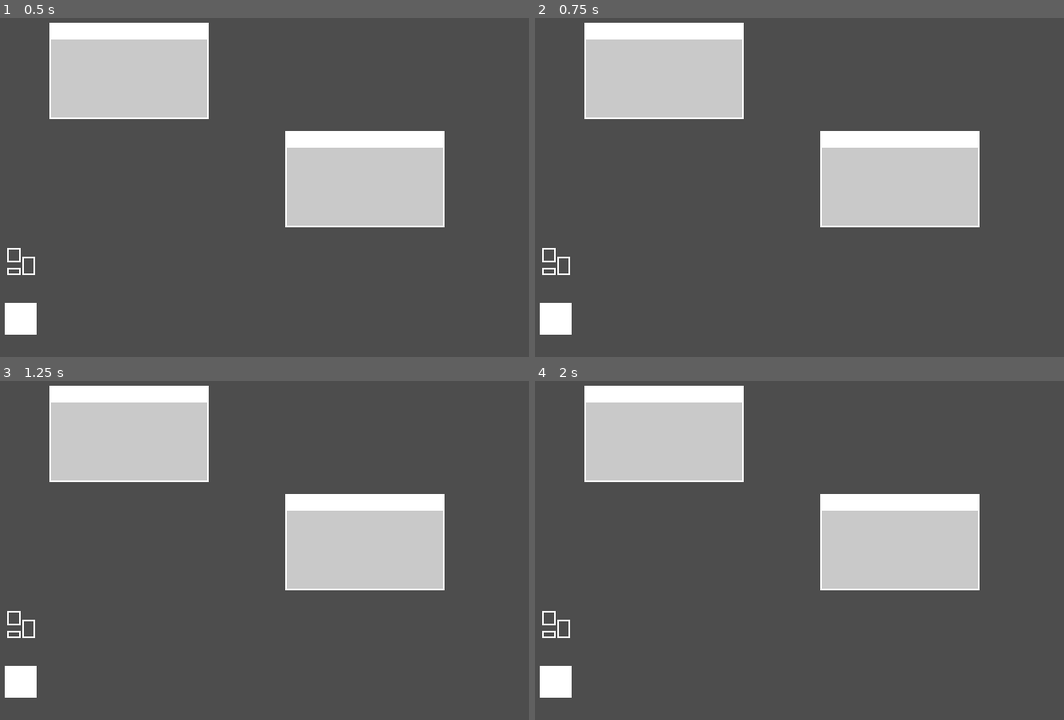
Above: before the commit, frames 1-4 (two rows, left to right).
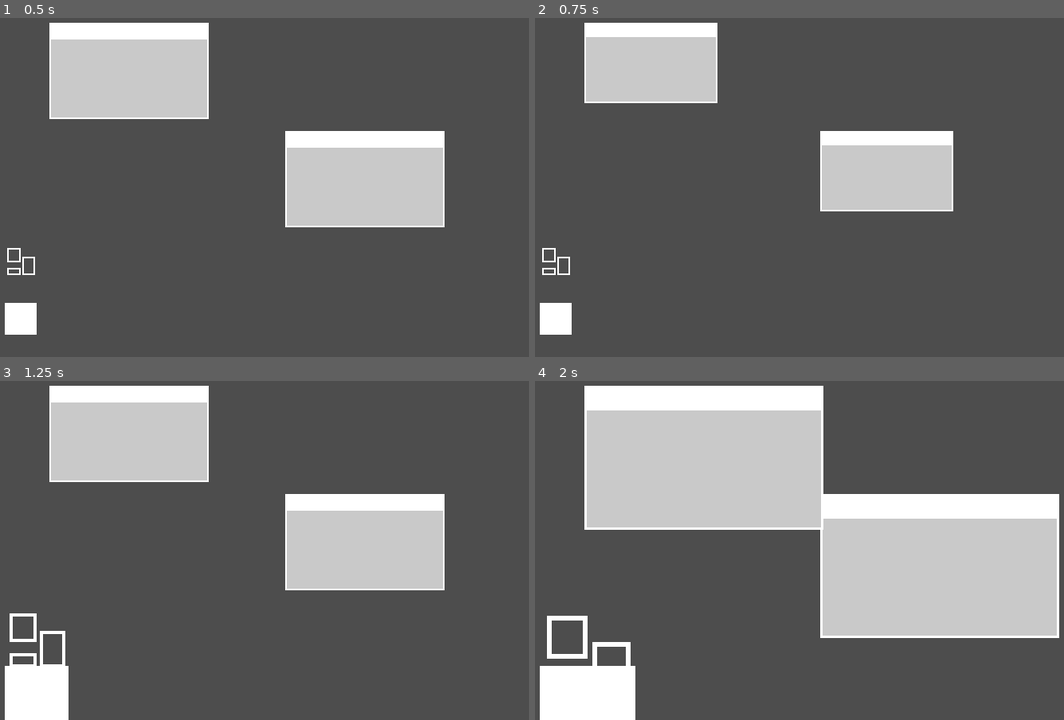
Above: after the commit, the same moments.

Repository: TripleCubes/DigitalGarden
Game: Godot game, scene res://Scenes/main.tscn
Two runs of this game, one before a commit and one after it. Both use one fixed random seed, a clock stepped at 60 frames per second and the inputs below.
Inputs (mouse positions are in pixels of both pictures, inside the frame that each line leads up to):
- Up to frame 1 (0.5 s): no input
- Up to frame 2 (0.75 s): tap Enter at 0.5 s; move the mouse to (952, 136) at 0.52 s; tap 1 (KEY_1, bound only after the commit) at 0.6 s
- Up to frame 3 (1.25 s): tap 2 (KEY_2, bound only after the commit) at 0.8 s
- Up to frame 4 (2 s): move the mouse to (688, 540) at 1.27 s; tap 2 (KEY_2, bound only after the commit) at 1.35 s; tap 3 (KEY_3, bound only after the commit) at 1.55 s

Frame 1 is identical in both runs. In frame 2, 5.9% of the frame differs, in the area x 9-85%, y 1-62%; in frame 3, 1.9%; in frame 4, 26%, in the area x 0-100%, y 1-100%.

Commit message:
Add smooth scaling

Diff:
--- a/Scripts/desktop_icon.gd
+++ b/Scripts/desktop_icon.gd
@@ -2,6 +2,9 @@
 
 @onready var desktop_icon_list = get_node("/root/Main/Desktop")
 @export var texture: Texture
+
+const SMOOTH_SCALE_DURATION: float = 300
+const SMOOTH_MOVE_DURATION: float = 300
 
 const ICON_WIDTH: float = 40
 const DOUBLE_CLICK_TIME = 600
@@ -11,6 +14,9 @@
 var icon_function: Callable
 
 var icon_scale: float = 1
+var previous_icon_scale: float = icon_scale
+var destination_icon_scale: float = icon_scale
+var start_smooth_scale_at: float = 0
 
 var pressed: bool = false
 var just_pressed: bool = false
@@ -56,6 +62,8 @@
 		else:
 			print("icon_function is null")
 
+	smooth_scale_process()
+
 	queue_redraw()
 
 func icon_press_check() -> void:
@@ -83,3 +91,17 @@
 
 func place_icon_on_top() -> void:
 	desktop_icon_list.move_child(self, desktop_icon_list.get_child_count() - 1)
+
+func smooth_scale(scale: float) -> void:
+	previous_icon_scale = icon_scale
+	destination_icon_scale = scale
+	start_smooth_scale_at = Time.get_ticks_msec()
+
+func smooth_scale_process() -> void:
+	var at: float = (Time.get_ticks_msec() - start_smooth_scale_at) / SMOOTH_SCALE_DURATION
+
+	if at > 1:
+		icon_scale = destination_icon_scale
+		return
+
+	icon_scale = lerp(previous_icon_scale, destination_icon_scale, GlobalFunctions.ease_in_out(at))
--- a/Scripts/global_functions.gd
+++ b/Scripts/global_functions.gd
@@ -5,3 +5,6 @@
 func unfocus_all_desktop_icons() -> void:
 	for icon in desktop_icon_list.get_children():
 		icon.focused = false
+
+func ease_in_out(num: float) -> float:
+	return -(cos(PI * num) - 1) / 2;
--- a/Scripts/main.gd
+++ b/Scripts/main.gd
@@ -6,3 +6,21 @@
 
 func _process(_delta):
 	GlobalVars.button_press_detected = false
+
+	if Input.is_action_just_pressed("KEY_1"):
+		for window in $WindowList.get_children():
+			window.smooth_scale(1)
+		for icon in $Desktop.get_children():
+			icon.smooth_scale(1)
+
+	if Input.is_action_just_pressed("KEY_2"):
+		for window in $WindowList.get_children():
+			window.smooth_scale(2)
+		for icon in $Desktop.get_children():
+			icon.smooth_scale(2)
+
+	if Input.is_action_just_pressed("KEY_3"):
+		for window in $WindowList.get_children():
+			window.smooth_scale(3)
+		for icon in $Desktop.get_children():
+			icon.smooth_scale(3)
--- a/Scripts/window.gd
+++ b/Scripts/window.gd
@@ -8,7 +8,13 @@
 const WINDOW_MIN_H: float = 60
 const WINDOW_BAR_H: float = 10
 
+const SMOOTH_SCALE_DURATION: float = 300
+const SMOOTH_MOVE_DURATION: float = 300
+
 var window_scale: float = 2
+var previous_window_scale: float = window_scale
+var destination_window_scale: float = window_scale
+var start_smooth_scale_at: float = 0
 
 var left_border_pressed: bool = false
 var top_border_pressed: bool = false
@@ -83,6 +89,8 @@
 		self.position.x = previous_window_x + mouse_pos.x - previous_mouse_pos.x
 		self.position.y = previous_window_y + mouse_pos.y - previous_mouse_pos.y
 
+	smooth_scale_process()
+
 	queue_redraw()
 
 func border_press_check() -> void:
@@ -147,3 +155,17 @@
 
 func place_window_on_top() -> void:
 	window_list.move_child(self, window_list.get_child_count() - 1)
+
+func smooth_scale(scale: float) -> void:
+	previous_window_scale = window_scale
+	destination_window_scale = scale
+	start_smooth_scale_at = Time.get_ticks_msec()
+
+func smooth_scale_process() -> void:
+	var at: float = (Time.get_ticks_msec() - start_smooth_scale_at) / SMOOTH_SCALE_DURATION
+
+	if at > 1:
+		window_scale = destination_window_scale
+		return
+
+	window_scale = lerp(previous_window_scale, destination_window_scale, GlobalFunctions.ease_in_out(at))
--- a/project.godot
+++ b/project.godot
@@ -33,6 +33,21 @@
 "events": [Object(InputEventMouseButton,"resource_local_to_scene":false,"resource_name":"","device":-1,"window_id":0,"a …(236 unchanged characters)…
 ]
 }
+KEY_1={
+"deadzone": 0.5,
+"events": [Object(InputEventKey,"resource_local_to_scene":false,"resource_name":"","device":-1,"window_id":0,"alt_pressed":false,"shift_pressed":false,"ctrl_pressed":false,"meta_pressed":false,"pressed":false,"keycode":0,"physical_keycode":49,"key_label":0,"unicode":49,"echo":false,"script":null)
+]
+}
+KEY_2={
+"deadzone": 0.5,
+"events": [Object(InputEventKey,"resource_local_to_scene":false,"resource_name":"","device":-1,"window_id":0,"alt_pressed":false,"shift_pressed":false,"ctrl_pressed":false,"meta_pressed":false,"pressed":false,"keycode":0,"physical_keycode":50,"key_label":0,"unicode":50,"echo":false,"script":null)
+]
+}
+KEY_3={
+"deadzone": 0.5,
+"events": [Object(InputEventKey,"resource_local_to_scene":false,"resource_name":"","device":-1,"window_id":0,"alt_pressed":false,"shift_pressed":false,"ctrl_pressed":false,"meta_pressed":false,"pressed":false,"keycode":0,"physical_keycode":51,"key_label":0,"unicode":51,"echo":false,"script":null)
+]
+}
 
 [rendering]
 
